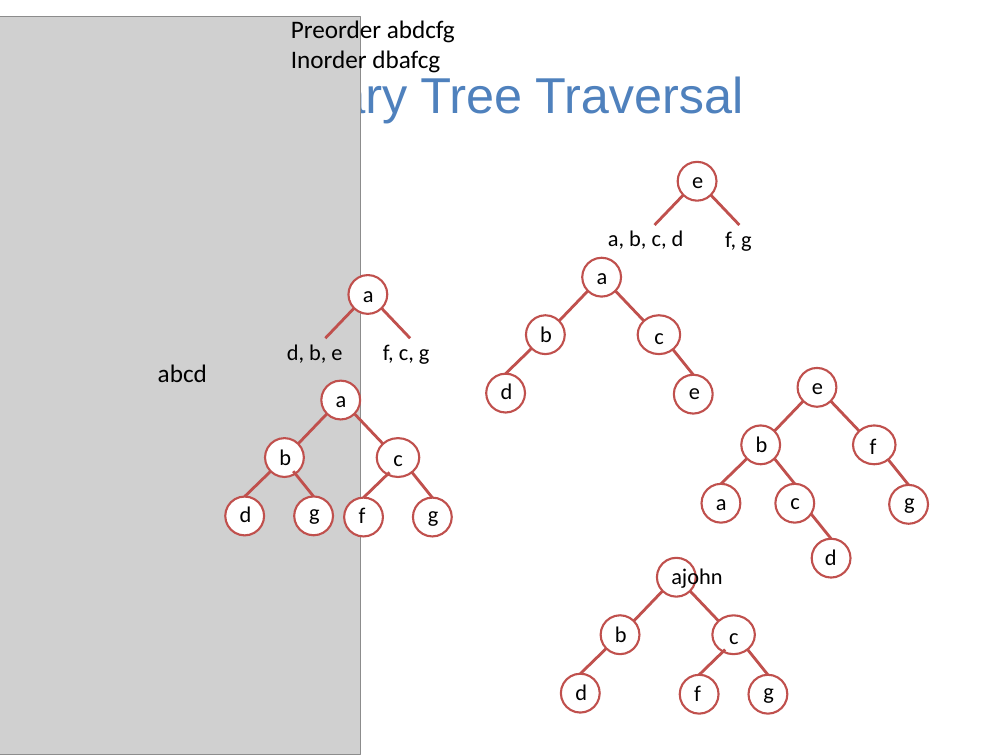
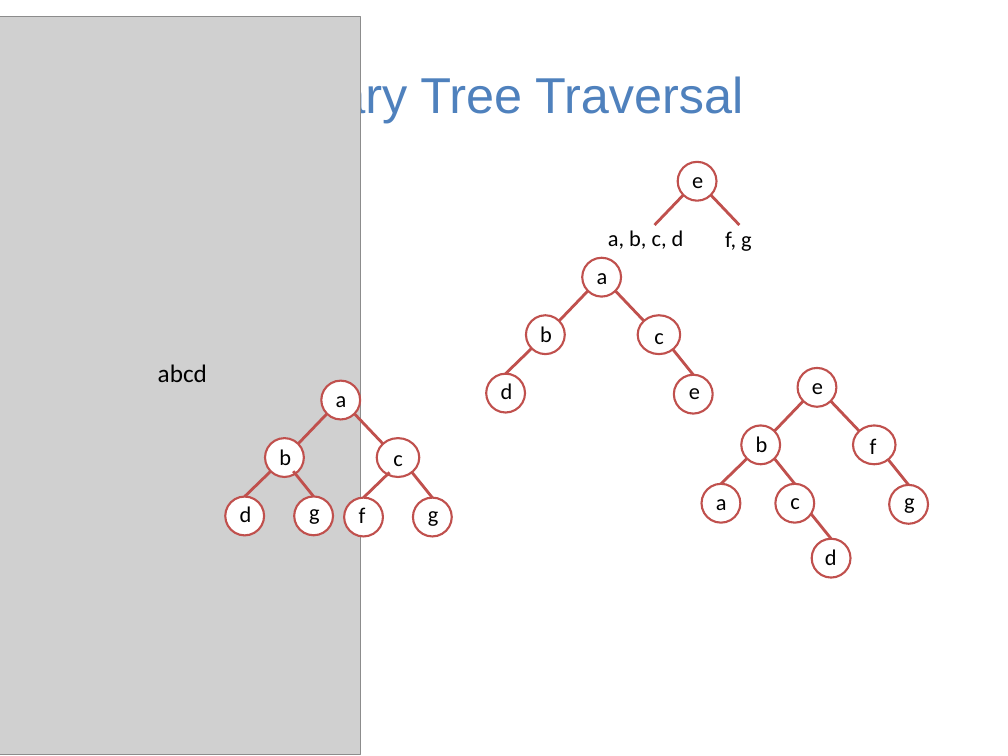
Before and after one commit to guhofstra/CSC111Fa25, a slide deck: slide 29 of FinalExamRelated.pptx (slide 27 before the commit). Drawn at 1008x756 pixels with LibreOffice and Linux fonts; fonts in the diff are those of the drawing; grey boxes stand for pictures. Boxes give left, top, right and bottom in pixels: in the first picture for what was removed or moved away, otherwise in the second. Text is boxed around its words. In the diff, an @@ line names an element or a change of style, - is before the commit and + after.

```diff
--- a/FinalExamRelated.pptx
+++ b/FinalExamRelated.pptx
@@ text removed at [291, 17, 455, 74] @@
-Preorder abdcfg
-Inorder dbafcg
@@ ellipse removed at [349, 275, 388, 314] @@
@@ text removed at [363, 291, 374, 302] @@
-a
@@ line removed from (326, 339) to (354, 308) @@
@@ line removed from (410, 339) to (382, 308) @@
@@ text removed at [287, 344, 342, 363] @@
-d, b, e
@@ text removed at [383, 344, 430, 364] @@
-f, c, g
@@ ellipse removed at [657, 557, 697, 597] @@
@@ text removed at [671, 566, 722, 591] @@
-ajohn
@@ line removed from (634, 621) to (662, 591) @@
@@ line removed from (719, 621) to (690, 591) @@
@@ ellipse removed at [601, 615, 640, 654] @@
@@ text removed at [615, 626, 627, 642] @@
-b
@@ ellipse removed at [713, 615, 755, 654] @@
@@ line removed from (581, 673) to (607, 648) @@
@@ line removed from (700, 674) to (725, 649) @@
@@ text removed at [729, 633, 738, 644] @@
-c
@@ line removed from (768, 674) to (748, 649) @@
@@ ellipse removed at [560, 673, 600, 713] @@
@@ text removed at [575, 684, 587, 700] @@
-d
@@ ellipse removed at [679, 674, 719, 714] @@
@@ text removed at [694, 685, 701, 701] @@
-f
@@ ellipse removed at [749, 674, 788, 714] @@
@@ text removed at [763, 688, 774, 703] @@
-g
```
Also in this commit, not shown: 3 slides added, 2 other files.
